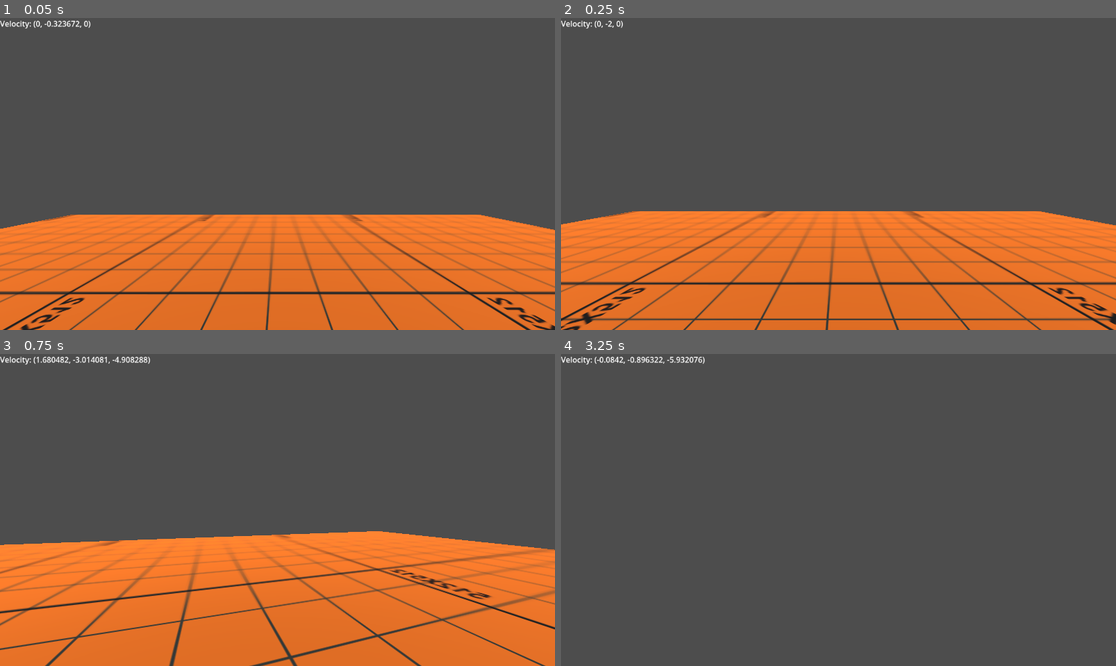
Above: before the commit, frames 1-4 (two rows, left to right).
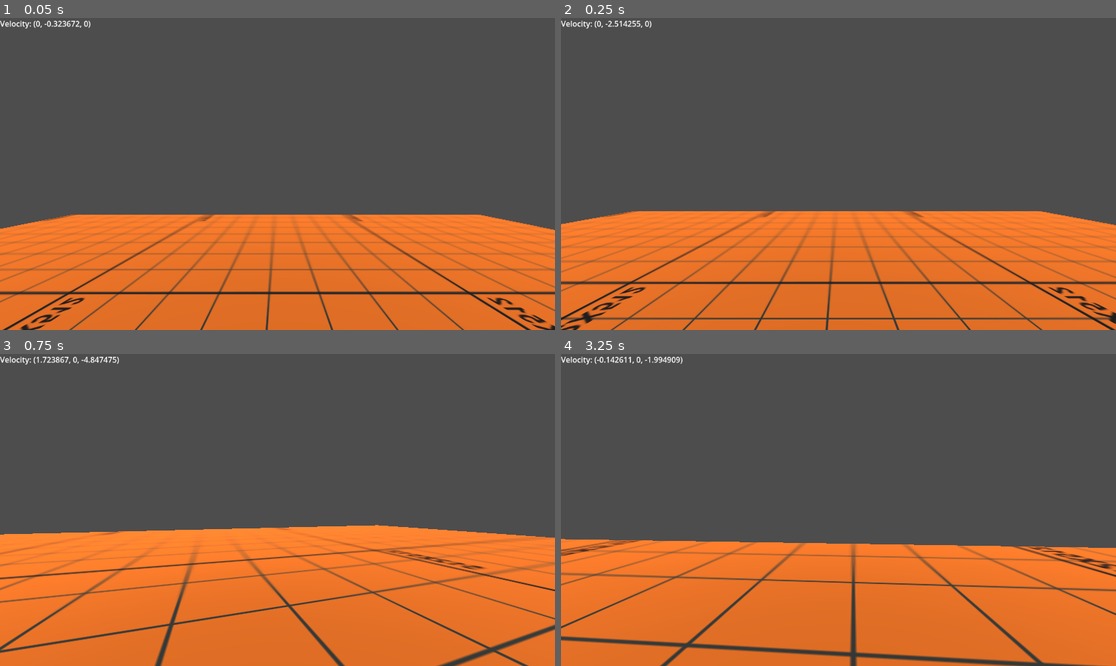
Above: after the commit, the same moments.

Repository: fowrr/ninja-game
Game: Godot game, scene res://testing_grounds.tscn
The game is run twice, just before and just after one commit, with the same random seed, the same clock (stepped at 60 frames per second) and the same inputs.
Inputs (mouse positions are in pixels of both pictures, inside the frame that each line leads up to):
- Up to frame 1 (0.05 s): no input
- Up to frame 2 (0.25 s): no input
- Up to frame 3 (0.75 s): tap Enter (ui_accept) at 0.5 s; move the mouse to (305, 510) at 0.52 s; hold Up (ui_up) from 0.53 s (still down); hold Shift (shift) from 0.53 s (still down)
- Up to frame 4 (3.25 s): keep holding Up (ui_up); tap Enter (ui_accept) at 0.77, 1.52, 3.02 s; tap Space (space) at 0.8, 1.35, 2.3 s; move the mouse to (810, 510) at 1.27 s; release Shift (shift) at 1.28 s; tap Shift (shift) at 1.55, 2.85 s; move the mouse to (849, 503) at 2.02 s; hold Right mouse button (mouse_right) 2.03-2.78 s; move the mouse to (832, 516) at 2.77 s

Frame 1 is identical in both runs. In frame 2, 3.8% of the frame differs, in the area x 0-100%, y 0-100%; in frame 3, 12%; in frame 4, 39%.

Commit message:
movement done somewhat

Diff:
--- a/bean.gd
+++ b/bean.gd
@@ -10,7 +10,6 @@
 var max_horizontal_speed := 2.0
 var max_diagonal_speed := 2.82842712475
 var jumps = 2
-var linear_v := 0.0000
 # Called when the node enters the scene tree for the first time.
 func _ready():
 	Input.mouse_mode = Input.MOUSE_MODE_CAPTURED
@@ -19,13 +18,14 @@
 
 # Called every frame. 'delta' is the elapsed time since the previous frame.
 func _process(delta):
+	var horizontal_velocity = Vector2(linear_velocity.x, linear_velocity.z)
 
 	#Code making sure my velocity is never higher than my max speed.
 	var current_velocity = linear_velocity # Get the current velocity of the rigid body
-	if current_velocity.length() > max_horizontal_speed:
-		current_velocity = current_velocity.normalized() * max_horizontal_speed
-		linear_velocity = current_velocity
-	print(linear_velocity.length())
+	#if horizontal_velocity.length()> 3:
+	#	horizontal_velocity = horizontal_velocity.normalized() * max_horizontal_speed
+	#	linear_velocity = Vector3(horizontal_velocity.x,linear_velocity.y,horizontal_velocity.y)
+	#print(current_velocity.length())
 
 
 	#Label for velocity
@@ -40,11 +40,20 @@
 	if Input.is_action_pressed("shift"):
 		velocity = 2500
 		max_horizontal_speed = 6.0
+		if horizontal_velocity.length()> 7:
+			horizontal_velocity = horizontal_velocity.normalized() * max_horizontal_speed
+			linear_velocity = Vector3(horizontal_velocity.x,linear_velocity.y,horizontal_velocity.y)
+		print(current_velocity.length())
 	else:
-		velocity = 1000
-		#max_horizontal_speed = 3.0
-
-
+		max_horizontal_speed = 2.0
+		if horizontal_velocity.length()> 3:
+			horizontal_velocity = horizontal_velocity.normalized() * max_horizontal_speed
+			linear_velocity = Vector3(horizontal_velocity.x,linear_velocity.y,horizontal_velocity.y)
+	print(current_velocity.length())
+	if linear_velocity.y <= -1.5:
+		gravity_scale = 2
+	else:
+		gravity_scale = 1
 func _unhandled_input(event):
 	if event is InputEventMouseMotion:#and Input.is_action_pressed("mouse_right"):
 		mNode.rotate_y(deg_to_rad(event.relative.x*mouse_sens))
@@ -57,11 +66,11 @@
 	if Input.is_action_just_pressed("space"):
 		if grounded == 1:
 			if jumps == 2:
-				apply_central_impulse(Vector3(0, 1 ,0) * 6 )
+				apply_central_impulse(Vector3(0, 1 ,0) * 7 )
 				jumps -=1
 			elif jumps == 1:
-				if linear_velocity.y <= 0:
-					apply_central_impulse(Vector3(0, 1 ,0) * 6 )
+				if linear_velocity.y <= 0.25:
+					apply_central_impulse(Vector3(0, 1 ,0) * 10 )
 					jumps -=1
 			elif jumps == 0:
 				grounded = 0
--- a/bean.tscn
+++ /dev/null
@@ -1,23 +0,0 @@
-[gd_scene load_steps=3 format=3 uid="uid://bxb3ynf2fwetq"]
-
-[sub_resource type="CapsuleMesh" id="CapsuleMesh_mnv51"]
-
-[sub_resource type="SphereShape3D" id="SphereShape3D_tvut2"]
-radius = 1.0
-
-[node name="bean" type="CharacterBody3D"]
-
-[node name="MeshInstance3D" type="MeshInstance3D" parent="."]
-mesh = SubResource("CapsuleMesh_mnv51")
-
-[node name="CollisionShape3D" type="CollisionShape3D" parent="."]
-shape = SubResource("SphereShape3D_tvut2")
-
-[node name="h" type="Node3D" parent="."]
-transform = Transform3D(1, 0, 0, 0, 1, 0, 0, 0, 1, 0, 0.463668, 0)
-
-[node name="v" type="Node3D" parent="h"]
-
-[node name="Camera3D" type="Camera3D" parent="h/v"]
-
-[node name="b" type="Node3D" parent="."]
--- a/bean2.tscn
+++ b/bean2.tscn
@@ -56,7 +56,7 @@
 script = ExtResource("1_sf2ci")
 
 [node name="feet" type="RayCast3D" parent="."]
-transform = Transform3D(1, 0, 0, 0, 0.2182, 0, 0, 0, 1, 0, -0.770507, 0)
+transform = Transform3D(1, 0, 0, 0, 0.2182, 0, 0, 0, 1, 0, -0.772497, 0)
 hit_from_inside = true
 debug_shape_custom_color = Color(1, 0, 0, 1)
 debug_shape_thickness = 5
